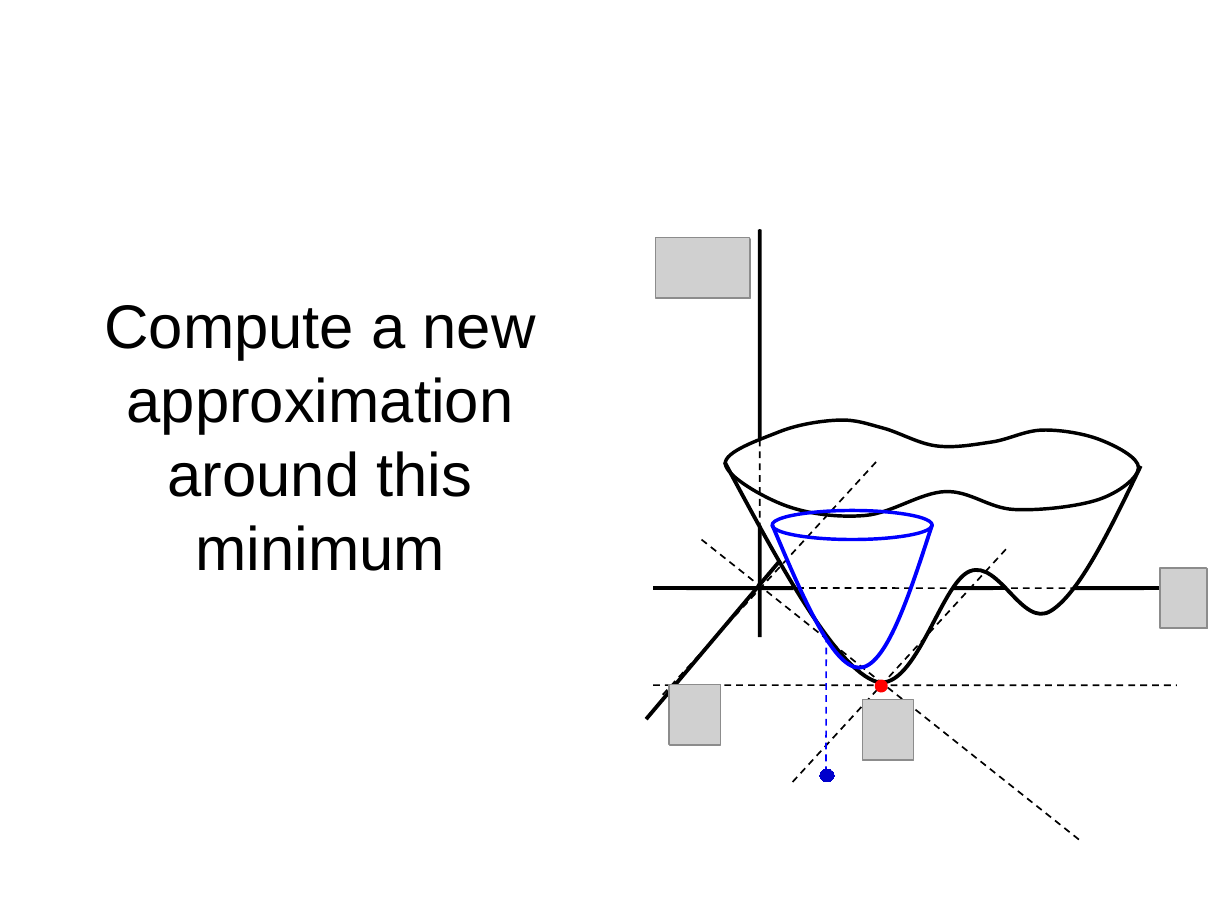
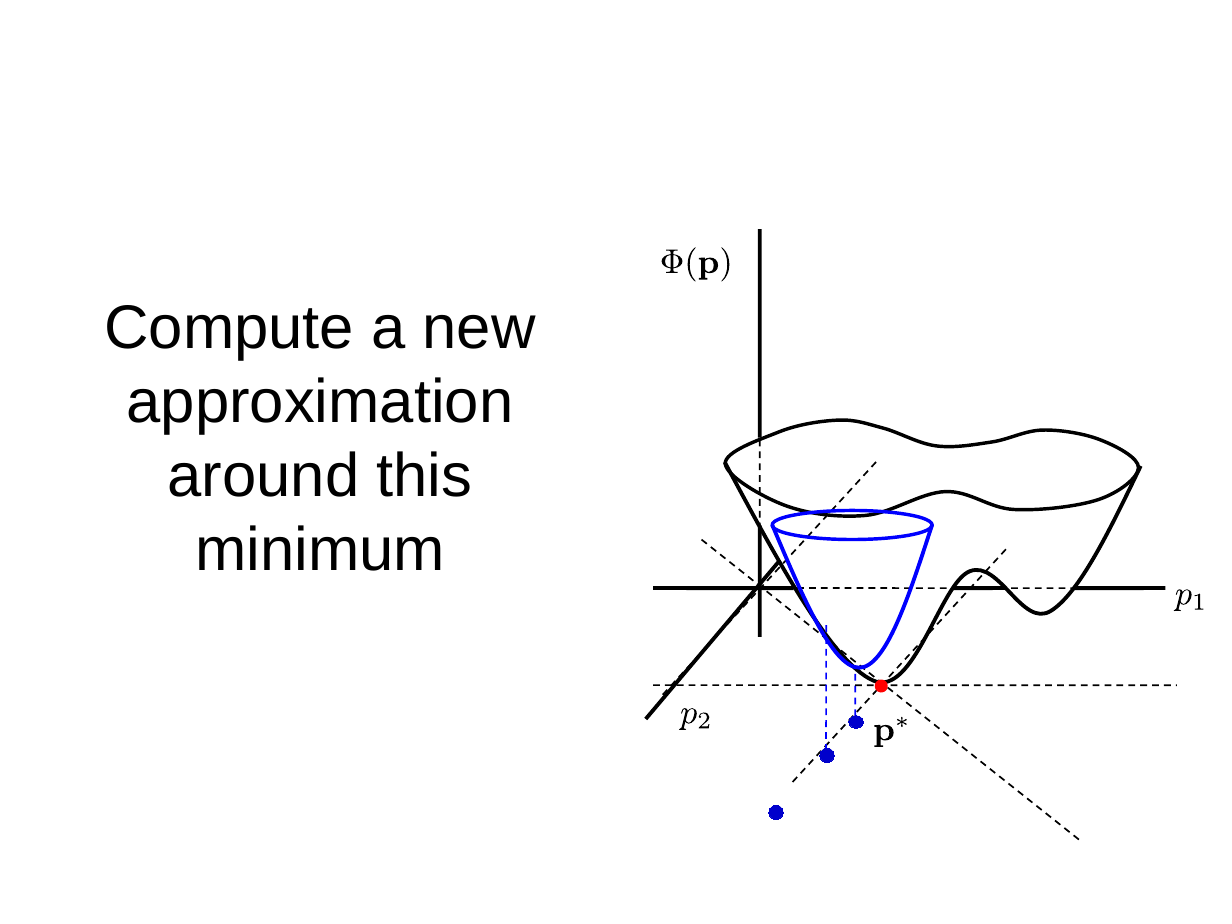
Before and after one commit to birocoles/Disciplina-metodos-computacionais, a slide deck: slide 20 of Content/Nonlinear_methods.odp (slide 19 before the commit). Drawn at 1232x924 pixels with LibreOffice and Linux fonts; fonts in the diff are those of the drawing; grey boxes stand for pictures. Boxes give left, top, right and bottom in pixels: in the first picture for what was removed or moved away, otherwise in the second. Text is boxed around its words. In the diff, an @@ line names an element or a change of style, - is before the commit and + after.

```diff
--- a/Content/Nonlinear_methods.odp
+++ b/Content/Nonlinear_methods.odp
@@ picture removed at [655, 239, 749, 299] @@
@@ picture removed at [655, 238, 749, 298] @@
@@ group added at [659, 248, 732, 282]: 5 freeform shapes @@
@@ picture removed at [1161, 569, 1207, 630] @@
@@ picture removed at [1161, 568, 1207, 628] @@
@@ freeform shape added at [1174, 589, 1191, 611], fill #000000 @@
@@ freeform shape added at [1175, 590, 1206, 611], fill #FFFFFF @@
@@ freeform shape added at [1195, 594, 1204, 610], fill #000000 @@
@@ line moved from (827, 774) - (827, 641) to (827, 763) - (827, 621) @@
@@ picture removed at [669, 685, 721, 745] @@
@@ picture removed at [670, 685, 722, 745] @@
@@ line added from (855, 728) to (855, 668), #0000FF 0.99 pt @@
@@ freeform shape added at [679, 708, 696, 731], fill #000000 @@
@@ freeform shape added at [680, 708, 711, 729], fill #FFFFFF @@
@@ freeform shape added at [699, 712, 710, 728], fill #000000 @@
@@ ellipse added at [849, 716, 864, 728], fill #0000CC, outline #0000CC 0 pt @@
@@ picture removed at [862, 701, 914, 761] @@
@@ picture removed at [862, 700, 914, 760] @@
@@ freeform shape added at [873, 717, 909, 747], fill #FFFFFF @@
@@ freeform shape added at [897, 717, 907, 727], fill #000000 @@
@@ ellipse: place and size @@
-ellipse at [819, 769, 834, 781]
+ellipse at [819, 748, 834, 763]
@@ freeform shape added at [875, 724, 894, 747], fill #000000 @@
@@ ellipse added at [769, 806, 784, 821], fill #0000CC, outline #0000CC 0 pt @@
```
Also in this commit, not shown: 28 other slides changed, 4 slides added, 4 slides removed, 1 other file.
